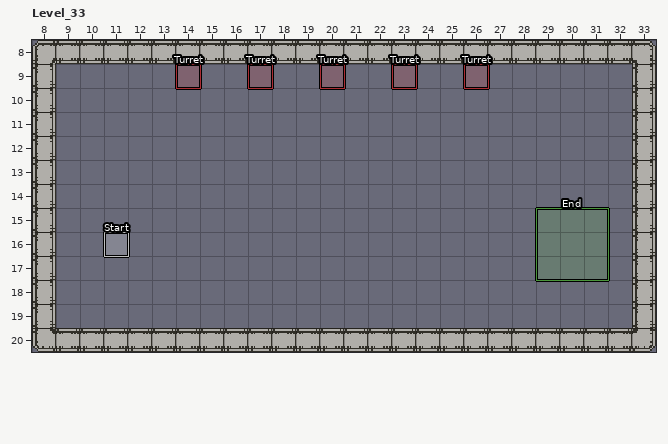
One commit to this LDtk project: source/data/world.ldtk. The picture above is the old version.
Cells are 16x16 px. Shown: Level_33 x 8..33, y 8..20. The commit also changed other parts of the map, which this record leaves out.
After:
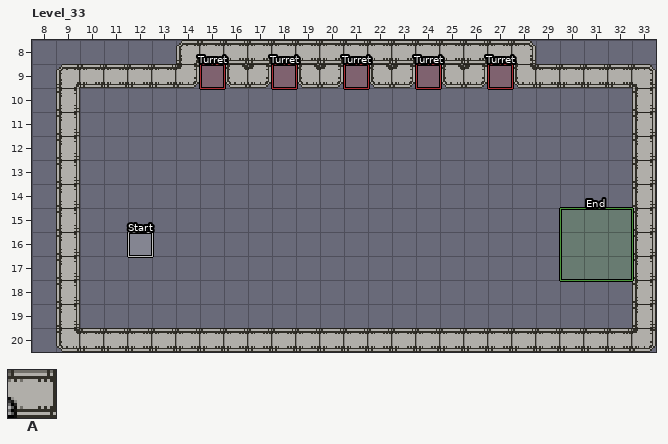
Key: from "Walls": A 1.
_ is an empty cell.
Objects are placed by their top-left corner, in cells (3,4 is the top-left corner of cell 3,4); size is 1x1 cell unless given.
Tiles replaced or removed in this view: A.
What changed:
Changed rows in their new state; . is an unchanged cell.
Layer "Hazards":
changed: "Start" rectangle at 11,16 -> "Start" rectangle at 12,16
changed: "End" rectangle at 29,15 size 3x3 -> "End" rectangle at 30,15 size 3x3
changed: "Turret" rectangle at 14,9 -> "Turret" rectangle at 15,9
changed: "Turret" rectangle at 17,9 -> "Turret" rectangle at 18,9
changed: "Turret" rectangle at 20,9 -> "Turret" rectangle at 21,9
changed: "Turret" rectangle at 23,9 -> "Turret" rectangle at 24,9
changed: "Turret" rectangle at 26,9 -> "Turret" rectangle at 27,9
Layer "Walls":
first column x 8:
 8 ______..............._____
 9 _AAAAAA.AA.AA.AA.AA.AAAAA.
10 _A........................
11 _A........................
12 _A........................
13 _A........................
14 _A........................
15 _A........................
16 _A........................
17 _A........................
18 _A........................
19 _A........................
20 _.........................
